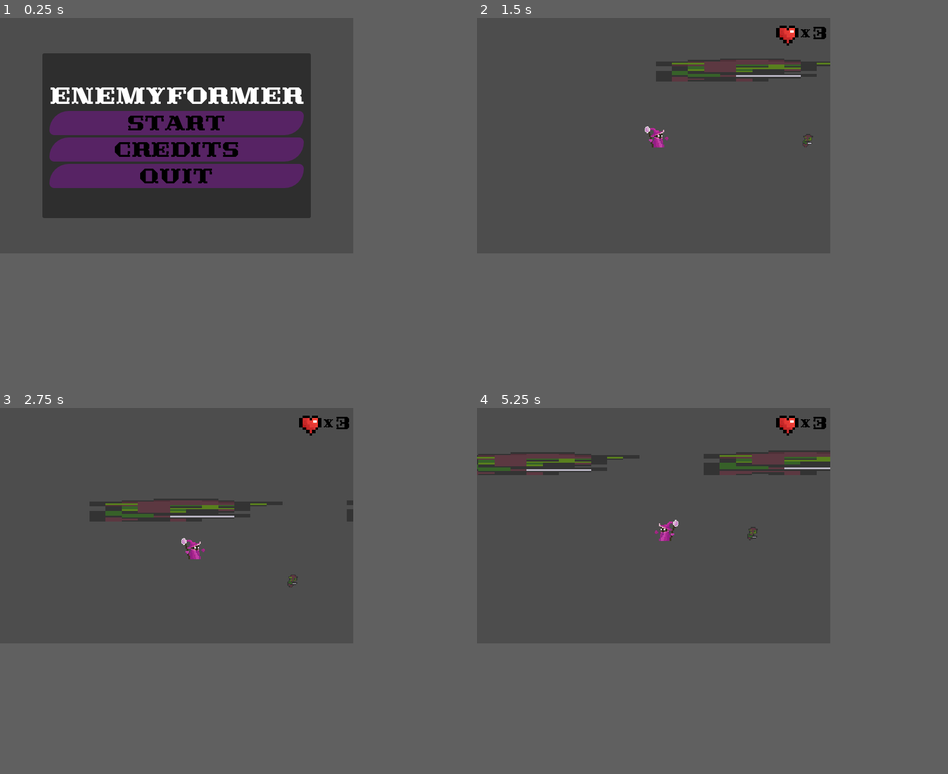
Above: before the commit, frames 1-4 (two rows, left to right).
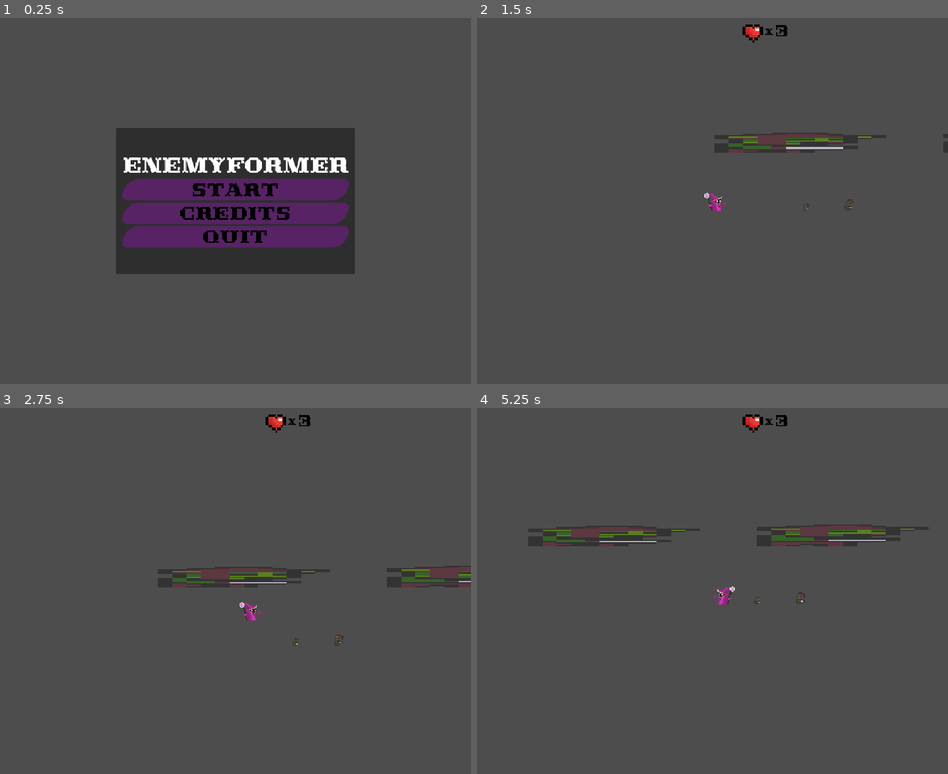
Above: after the commit, the same moments.

Repository: RodrigoGR10/Taller_de_videojuegos
Game: Godot game, scene res://Escenas/UI/main_menu.tscn
Same seed, same stepped clock (60 frames per second), same inputs: the game is played once before the commit and once after it.
Inputs:
- Up to frame 1 (0.25 s): no input
- Up to frame 2 (1.5 s): click "Start" at 0.5 s; hold D (mover_derecha) from 1.28 s (still down); tap J (Attack) at 1.35 s
- Up to frame 3 (2.75 s): keep holding D (mover_derecha); tap Space (saltar) at 1.52, 2.27 s; tap K (Especial) at 1.55, 2.1 s; tap J (Attack) at 2.3 s
- Up to frame 4 (5.25 s): release D (mover_derecha) at 2.78 s; hold A (mover_izquierda) 2.78-3.53 s; tap J (Attack) at 2.85, 3.8, 5.1 s; tap K (Especial) at 3.05, 3.6, 4.55 s; hold D (mover_derecha) 3.53-5.03 s; tap Space (saltar) at 3.77, 4.52 s; tap S (bajar) at 4.35 s; hold A (mover_izquierda) from 5.03 s (still down)
In our replay, the window is 600x400 before the commit and 800x622 after it. These sizes can differ from the game's own. Grey fills any space a smaller window leaves; there, only what the larger window draws over its background counts as a difference.

The runs differ from the first frame. In frame 1, 34% of the frame differs, in the area x 9-76%, y 9-70%; in frame 2, 3.3%; in frame 3, 4.0%; in frame 4, 5.4%.

Commit message:
Habilidad funcional
Agregada habilidad para que el personaje aumente su velocidad después de matar a un enemigo

Diff:
--- a/Juego/Escenas/Player.tscn
+++ b/Juego/Escenas/Player.tscn
@@ -10,6 +10,23 @@
 
 [sub_resource type="RectangleShape2D" id="RectangleShape2D_e6cd0"]
 size = Vector2(22, 23)
+
+[sub_resource type="Animation" id="Animation_hhy33"]
+resource_name = "Attack"
+length = 0.8
+step = 0.1
+tracks/0/type = "value"
+tracks/0/imported = false
+tracks/0/enabled = true
+tracks/0/path = NodePath("Pivot/Mage:frame_coords")
+tracks/0/interp = 1
+tracks/0/loop_wrap = true
+tracks/0/keys = {
+"times": PackedFloat32Array(0, 0.1, 0.2, 0.3, 0.4, 0.5, 0.6, 0.7),
+"transitions": PackedFloat32Array(1, 1, 1, 1, 1, 1, 1, 1),
+"update": 1,
+"values": [Vector2i(0, 3), Vector2i(1, 3), Vector2i(2, 3), Vector2i(3, 3), Vector2i(4, 3), Vector2i(5, 3), Vector2i(6, 3), Vector2i(7, 3)]
+}
 
 [sub_resource type="Animation" id="Animation_qinxn"]
 resource_name = "Fall"
@@ -158,23 +175,6 @@
 "transitions": PackedFloat32Array(1, 1, 1, 1, 1, 1, 1),
 "update": 1,
 "values": [64, 65, 66, 67, 68, 69, 70]
-}
-
-[sub_resource type="Animation" id="Animation_hhy33"]
-resource_name = "Attack"
-length = 0.8
-step = 0.1
-tracks/0/type = "value"
-tracks/0/imported = false
-tracks/0/enabled = true
-tracks/0/path = NodePath("Pivot/Mage:frame_coords")
-tracks/0/interp = 1
-tracks/0/loop_wrap = true
-tracks/0/keys = {
-"times": PackedFloat32Array(0, 0.1, 0.2, 0.3, 0.4, 0.5, 0.6, 0.7),
-"transitions": PackedFloat32Array(1, 1, 1, 1, 1, 1, 1, 1),
-"update": 1,
-"values": [Vector2i(0, 3), Vector2i(1, 3), Vector2i(2, 3), Vector2i(3, 3), Vector2i(4, 3), Vector2i(5, 3), Vector2i(6, 3), Vector2i(7, 3)]
 }
 
 [sub_resource type="AnimationLibrary" id="AnimationLibrary_vtkvo"]
@@ -196,14 +196,14 @@
 [sub_resource type="AnimationNodeOneShot" id="AnimationNodeOneShot_kwdw2"]
 
 [sub_resource type="AnimationNodeBlendTree" id="AnimationNodeBlendTree_j2dk4"]
-graph_offset = Vector2(-576.7258, 259.30795)
+graph_offset = Vector2(-576.726, 259.308)
 nodes/Animation/node = SubResource("AnimationNodeAnimation_5hhfp")
 nodes/Animation/position = Vector2(-162.415, 514.399)
 nodes/Attack/node = SubResource("AnimationNodeOneShot_kwdw2")
 nodes/Attack/position = Vector2(26.6667, 160)
 nodes/movement/node = ExtResource("2_c1rio")
 nodes/movement/position = Vector2(-293.333, 133.333)
-node_connections = [&"output", 0, &"Attack", &"Attack", 0, &"movement", &"Attack", 1, &"Animation"]
+node_connections = [&"Attack", 0, &"movement", &"Attack", 1, &"Animation", &"output", 0, &"Attack"]
 
 [sub_resource type="RectangleShape2D" id="RectangleShape2D_hhy33"]
 size = Vector2(13, 21)
--- a/Juego/Escenas/UI/main_menu.tscn
+++ b/Juego/Escenas/UI/main_menu.tscn
@@ -63,9 +63,9 @@
 theme_override_colors/font_color = Color(0, 0, 0, 1)
 theme_override_fonts/font = ExtResource("2_f02rb")
 theme_override_font_sizes/font_size = 36
+theme_override_styles/hover = ExtResource("3_gplya")
+theme_override_styles/pressed = ExtResource("3_gplya")
 theme_override_styles/normal = ExtResource("3_gplya")
-theme_override_styles/pressed = ExtResource("3_gplya")
-theme_override_styles/hover = ExtResource("3_gplya")
 text = "Start"
 expand_icon = true
 
@@ -75,9 +75,9 @@
 theme_override_colors/font_color = Color(0, 0, 0, 1)
 theme_override_fonts/font = ExtResource("2_f02rb")
 theme_override_font_sizes/font_size = 36
+theme_override_styles/hover = ExtResource("3_gplya")
+theme_override_styles/pressed = ExtResource("3_gplya")
 theme_override_styles/normal = ExtResource("3_gplya")
-theme_override_styles/pressed = ExtResource("3_gplya")
-theme_override_styles/hover = ExtResource("3_gplya")
 text = "Credits"
 
 [node name="QuitButton" type="Button" parent="PanelContainer/MarginContainer/VBoxContainer"]
@@ -86,7 +86,7 @@
 theme_override_colors/font_color = Color(0, 0, 0, 1)
 theme_override_fonts/font = ExtResource("2_f02rb")
 theme_override_font_sizes/font_size = 36
+theme_override_styles/hover = ExtResource("3_gplya")
+theme_override_styles/pressed = ExtResource("3_gplya")
 theme_override_styles/normal = ExtResource("3_gplya")
-theme_override_styles/pressed = ExtResource("3_gplya")
-theme_override_styles/hover = ExtResource("3_gplya")
 text = "Quit"
--- a/Juego/Escenas/juego.tscn
+++ b/Juego/Escenas/juego.tscn
@@ -16,7 +16,7 @@
 [node name="Mapa" type="Node2D" parent="."]
 
 [node name="Player" parent="." instance=ExtResource("1_d3d2o")]
-position = Vector2(97.00001, 331)
+position = Vector2(97, 331)
 scale = Vector2(1.5, 1.5)
 
 [node name="PauseMenu" parent="." instance=ExtResource("3_spkme")]
@@ -28,6 +28,9 @@
 shape = SubResource("WorldBoundaryShape2D_spkme")
 
 [node name="GoblinIdleAnimStrip4" type="Sprite2D" parent="."]
-position = Vector2(922.99994, 268)
-scale = Vector2(27.34375, 2.625)
+position = Vector2(923, 268)
+scale = Vector2(27.3438, 2.625)
 texture = ExtResource("4_aoscc")
+
+[node name="Enemy2" parent="." instance=ExtResource("4_n77xa")]
+position = Vector2(213, 327)
--- a/Juego/Scripts/Player.gd
+++ b/Juego/Scripts/Player.gd
@@ -19,14 +19,17 @@
 @onready var collision_shape_player: CollisionShape2D = $CollisionShapePlayer
 @onready var enemy: Enemy = $"../Enemy"
 @onready var vida_jugador: Label = $Puntuacion/Vida_Jugador
+@onready var enemy_2: Enemy = $"../Enemy2"
 
 func _ready() -> void:
 	Engine.time_scale = 1
 	enemy.muerte.connect(_on_body_contact)
-
+	enemy_2.muerte.connect(_on_body_contact)
 
 func _on_body_contact():
 	Run = true
+	Count += 1
+	Debug.log(Count)
 
 func _physics_process(delta: float) -> void:
 	if not is_on_floor():
@@ -35,16 +38,14 @@
 	if Input.is_action_just_pressed("bajar"):
 		velocity.y = +jump_speed/4
 
-	if is_on_floor() and Run == true and Input.is_action_just_pressed("Especial") and Count == 0:
-		Count = 1
+	if is_on_floor() and Run == true and Count != 0 and Input.is_action_just_pressed("Especial"):
 		max_speed = 400
+		await get_tree().create_timer(2).timeout
+		if Count == 0:
+			Run = false
+		max_speed = 150
+		Count -= 1
 		Debug.log(Count)
-
-	if is_on_floor() and Run == true and Input.is_action_just_pressed("Especial") and Count == 1:
-		Count = 0
-		max_speed = 150
-
-
 
 	if is_on_floor() and Input.is_action_just_pressed("saltar"):
 		velocity.y = -jump_speed
--- a/Juego/project.godot
+++ b/Juego/project.godot
@@ -12,7 +12,7 @@
 
 config/name="Juego"
 run/main_scene="uid://er8vijr0f56b"
-config/features=PackedStringArray("4.5", "Forward Plus")
+config/features=PackedStringArray("4.4", "Forward Plus")
 boot_splash/bg_color=Color(0.107387, 0.393351, 0.480494, 1)
 config/icon="uid://cy6am2rm4cwhb"
 
@@ -26,8 +26,8 @@
 
 [display]
 
-window/size/viewport_width=600
-window/size/viewport_height=400
+window/size/viewport_width=900
+window/size/viewport_height=700
 window/stretch/mode="canvas_items"
 
 [input]
